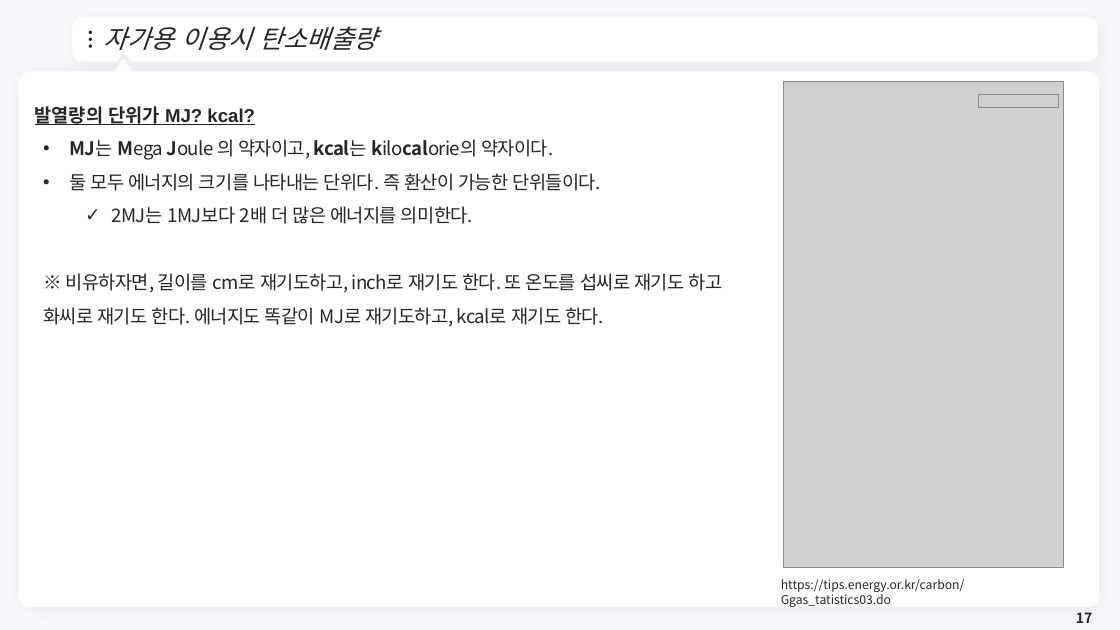
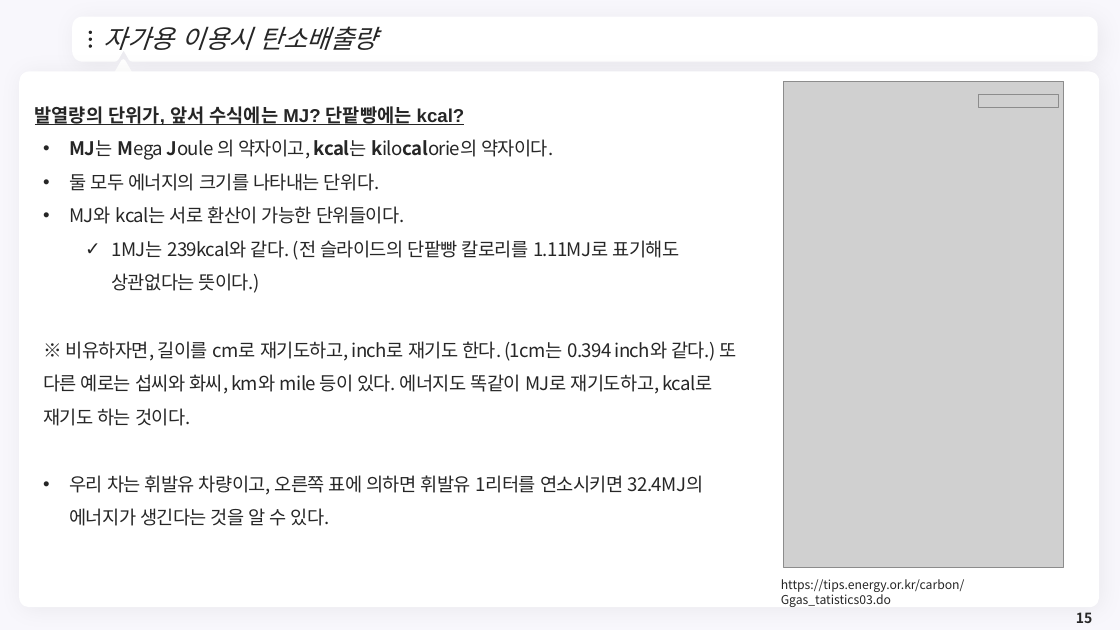
Before and after one commit to meandthey/Teaching, a slide deck: slide 15 of 생활속의 경제/01_Lectures/생활속의 경제_(에너지경제).pptx (slide 17 before the commit). Drawn at 1120x630 pixels with LibreOffice and Linux fonts; fonts in the diff are those of the drawing; grey boxes stand for pictures; background and template pictures are left out. Boxes give left, top, right and bottom in pixels: in the first picture for what was removed or moved away, otherwise in the second. Text is boxed around its words. In the diff, an @@ line names an element or a change of style, - is before the commit and + after.

```diff
--- a/생활속의 경제/01_Lectures/생활속의 경제_(에너지경제).pptx
+++ b/생활속의 경제/01_Lectures/생활속의 경제_(에너지경제).pptx
@@ text at (35, 106, 465, 125): text changed @@
-발열량의 단위가 MJ? kcal?
+발열량의 단위가, 앞서 수식에는 MJ? 단팥빵에는 kcal?
@@ text at (43, 173, 736, 526): text changed @@
-• 둘 모두 에너지의 크기를 나타내는 단위다. 즉 환산이 가능한 단위들이다.
-  ✓ 2MJ는 1MJ보다 2배 더 많은 에너지를 의미한다.
-※ 비유하자면, 길이를 cm로 재기도하고, inch로 재기도 한다. 또 온도를 섭씨로 재기도 하고 화씨로 재기도 한다. 에너지도 똑같이 MJ로 재기도하고, kcal로 재기도 한다.
+• 둘 모두 에너지의 크기를 나타내는 단위다.
+• MJ와 kcal는 서로 환산이 가능한 단위들이다.
+  ✓ 1MJ는 239kcal와 같다. (전 슬라이드의 단팥빵 칼로리를 1.11MJ로 표기해도 상관없다는 뜻이다.)
+※ 비유하자면, 길이를 cm로 재기도하고, inch로 재기도 한다. (1cm는 0.394 inch와 같다.) 또 다른 예로는 섭씨와 화씨, km와 mile 등이 있다. 에너지도 똑같이 MJ로 재기도하고, kcal로 재기도 하는 것이다.
+• 우리 차는 휘발유 차량이고, 오른쪽 표에 의하면 휘발유 1리터를 연소시키면 32.4MJ의 에너지가 생긴다는 것을 알 수 있다.
@@ page number at (1076, 612, 1092, 623): text changed @@
-17
+15
```
Also in this commit, not shown: 11 other slides changed, 11 slides added, 5 slides removed, 1 other file.
